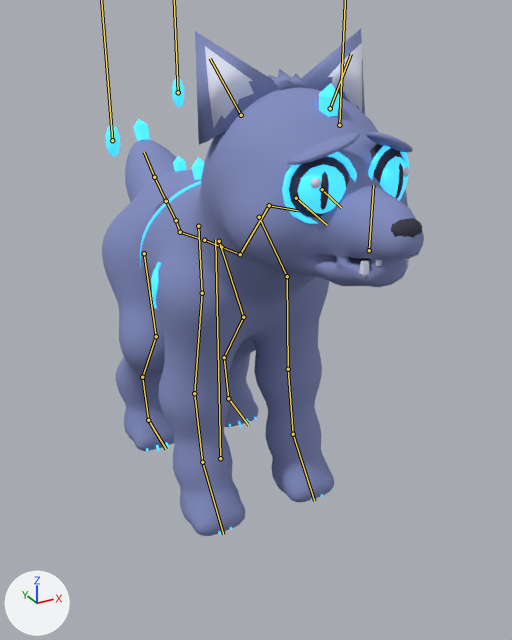
A saved change to the glTF model packages/game/assets/mana-pup/mana_pup.glb.
Rendered twice from a camera (50 mm lens) standing at (-0.77, -1.62, 1.241) and looking at (0.029, -0.166, 0.514). Lighting does not change. The marker at lower left points along +X, +Y and +Z. The first picture is the older version. The bones that change, and the others that lie on the model, are drawn over the model as lines.

Objects in the first picture: 'ManaPup.001'.
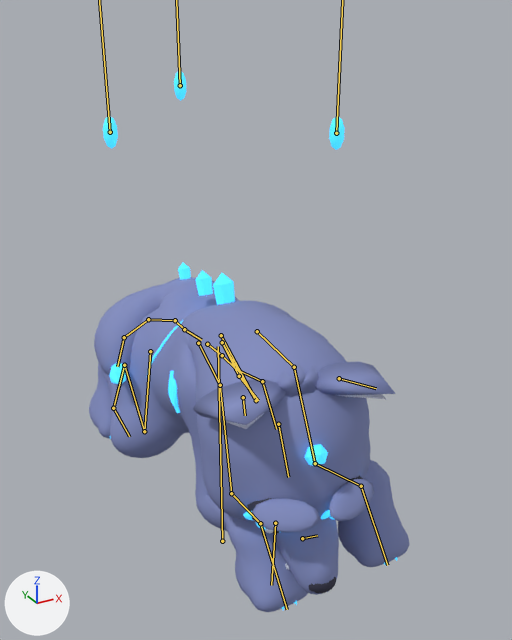
The newer file adds an action. The first version stands in its rest pose; the second is drawn at frame 38 of the action 'Sleep'.

Location of each change, (x1, y1, x2, y2) in pixels of the pictures (512 x 640 px):
'ManaPup.001', posed (7% taller)
    before: (102, 29, 424, 536)
    after: (89, 70, 409, 612)
bone 'root', root to tip
    before: (220, 458) to (215, 239)
    after: (222, 541) to (218, 346)
bone 'spine_01', root to tip
    before: (204, 240) to (221, 247)
    after: (207, 344) to (222, 355)
bone 'spine_02', root to tip
    before: (221, 247) to (240, 254)
    after: (222, 355) to (236, 369)
bone 'neck', root to tip
    before: (240, 254) to (269, 205)
    after: (236, 369) to (262, 381)
bone 'head', root to tip
    before: (269, 205) to (297, 210)
    after: (262, 381) to (276, 429)
bone 'ear.L', root to tip
    before: (330, 108) to (351, 54)
    after: (339, 378) to (376, 388)
bone 'ear.R', root to tip
    before: (241, 115) to (210, 58)
    after: (243, 397) to (245, 415)
bone 'scapula.L', root to tip
    before: (259, 217) to (287, 276)
    after: (257, 331) to (294, 367)
bone 'upper_arm.L', root to tip
    before: (287, 276) to (288, 369)
    after: (294, 367) to (315, 463)
bone 'forearm.L', root to tip
    before: (288, 369) to (293, 434)
    after: (315, 463) to (361, 486)
bone 'front_paw.L', root to tip
    before: (293, 434) to (314, 501)
    after: (361, 486) to (387, 565)
bone 'scapula.R', root to tip
    before: (198, 226) to (202, 293)
    after: (198, 343) to (220, 385)
bone 'upper_arm.R', root to tip
    before: (202, 293) to (194, 393)
    after: (220, 385) to (231, 493)
bone 'forearm.R', root to tip
    before: (194, 393) to (202, 462)
    after: (231, 493) to (260, 523)
bone 'front_paw.R', root to tip
    before: (202, 462) to (223, 534)
    after: (260, 523) to (287, 609)
bone 'tail_01', root to tip
    before: (180, 232) to (176, 220)
    after: (184, 329) to (175, 320)
bone 'tail_02', root to tip
    before: (176, 220) to (166, 201)
    after: (175, 320) to (148, 319)
bone 'tail_03', root to tip
    before: (166, 201) to (154, 177)
    after: (148, 319) to (124, 337)
bone 'tail_04', root to tip
    before: (154, 177) to (144, 152)
    after: (124, 337) to (117, 366)
bone 'thigh.L', root to tip
    before: (219, 241) to (243, 317)
    after: (221, 335) to (256, 400)
bone 'shin.L', root to tip
    before: (243, 317) to (224, 357)
    after: (256, 400) to (222, 342)
bone 'hock.L', root to tip
    before: (224, 357) to (228, 398)
    after: (222, 342) to (239, 376)
bone 'hind_paw.L', root to tip
    before: (228, 398) to (248, 425)
    after: (239, 376) to (258, 400)
bone 'thigh.R', root to tip
    before: (144, 253) to (156, 336)
    after: (150, 351) to (144, 431)
bone 'shin.R', root to tip
    before: (156, 336) to (142, 377)
    after: (144, 431) to (124, 365)
bone 'hock.R', root to tip
    before: (142, 377) to (148, 420)
    after: (124, 365) to (113, 408)
bone 'hind_paw.R', root to tip
    before: (148, 420) to (166, 449)
    after: (113, 408) to (129, 436)

The change in detail:
Bone 'root' (bone_root) moves from (0.0, 0.0, 0.0) to (0.0, -0.312, 0.0).
Bone 'spine_01' (bone_spine_01) turns from (0, 0, 0) to (0, 0, 3) degrees about its own x, y and z.
Bone 'spine_02' (bone_spine_02) turns from (0, 0, 0) to (2, 0, 2) degrees about its own x, y and z.
Bone 'neck' (bone_neck) turns from (0, 0, 0) to (27, 0, 5) degrees about its own x, y and z.
Bone 'head' (bone_head) turns from (0, 0, 0) to (18, 0, 3) degrees about its own x, y and z.
Bone 'ear.L' (bone_ear_l) turns from (0, 0, 0) to (34, 0, 11) degrees about its own x, y and z.
Bone 'ear.R' (bone_ear_r) turns from (0, 0, 0) to (34, 0, -11) degrees about its own x, y and z.
Bone 'scapula.L' (bone_scapula_l) turns from (0, 0, 0) to (-46, -1, -2) degrees about its own x, y and z.
Bone 'upper_arm.L' (bone_upper_arm_l) turns from (0, 0, 0) to (28, -1, 4) degrees about its own x, y and z.
Bone 'forearm.L' (bone_forearm_l) turns from (0, 0, 0) to (-76, -10, -12) degrees about its own x, y and z.
Bone 'front_paw.L' (bone_front_paw_l) turns from (0, 0, 0) to (93, -13, -3) degrees about its own x, y and z.
Bone 'scapula.R' (bone_scapula_r) turns from (0, 0, 0) to (-46, -3, -7) degrees about its own x, y and z.
Bone 'upper_arm.R' (bone_upper_arm_r) turns from (0, 0, 0) to (24, 1, -2) degrees about its own x, y and z.
Bone 'forearm.R' (bone_forearm_r) turns from (0, 0, 0) to (-74, 9, 12) degrees about its own x, y and z.
Bone 'front_paw.R' (bone_front_paw_r) turns from (0, 0, 0) to (94, 9, -2) degrees about its own x, y and z.
Bone 'tail_01' (bone_tail_01) turns from (0, 0, 0) to (9, 0, 34) degrees about its own x, y and z.
Bone 'tail_02' (bone_tail_02) turns from (0, 0, 0) to (3, 0, 40) degrees about its own x, y and z.
Bone 'tail_03' (bone_tail_03) turns from (0, 0, 0) to (0, 0, 40) degrees about its own x, y and z.
Bone 'tail_04' (bone_tail_04) turns from (0, 0, 0) to (0, 0, 36) degrees about its own x, y and z.
Bone 'thigh.L' (bone_thigh_l) turns from (0, 0, 0) to (2, 0, -12) degrees about its own x, y and z.
Bone 'shin.L' (bone_shin_l) turns from (0, 0, 0) to (83, 5, -6) degrees about its own x, y and z.
Bone 'hock.L' (bone_hock_l) turns from (0, 0, 0) to (-81, -9, -10) degrees about its own x, y and z.
Bone 'hind_paw.L' (bone_hind_paw_l) turns from (0, 0, 0) to (-4, -25, -4) degrees about its own x, y and z.
Bone 'thigh.R' (bone_thigh_r) turns from (0, 0, 0) to (2, 0, 12) degrees about its own x, y and z.
Bone 'shin.R' (bone_shin_r) turns from (0, 0, 0) to (83, -5, 6) degrees about its own x, y and z.
Bone 'hock.R' (bone_hock_r) turns from (0, 0, 0) to (-81, 9, 10) degrees about its own x, y and z.
Bone 'hind_paw.R' (bone_hind_paw_r) turns from (0, 0, 0) to (-4, 25, 4) degrees about its own x, y and z.
Bone 'wisp.0' (bone_wisp_0) moves from (0.0, 0.0, 0.0) to (-0.007, 0.295, 0.0).
Bone 'wisp.1' (bone_wisp_1) moves from (0.0, 0.0, 0.0) to (-0.004, 0.332, 0.0).
Bone 'wisp.2' (bone_wisp_2) moves from (0.0, 0.0, 0.0) to (0.007, 0.329, 0.0).
